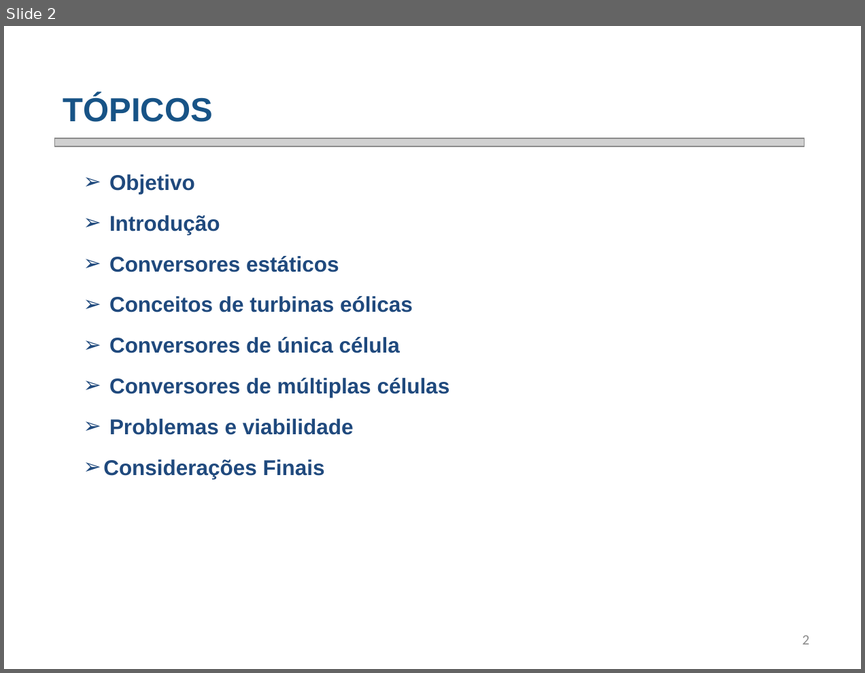
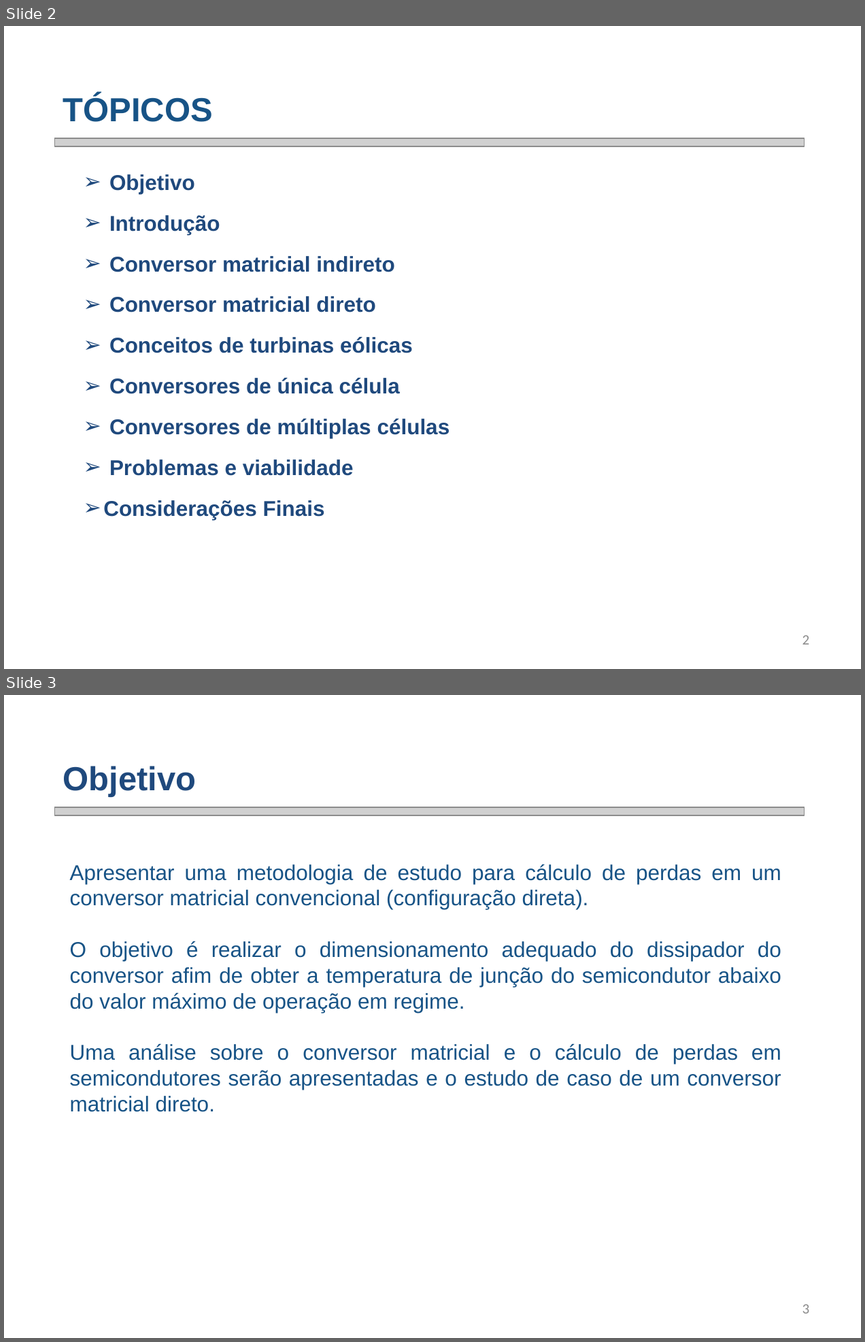
Before and after one commit to smarley2/ED1, a slide deck: Apresentação ED - Análise de perdas em conversor matricial - Fábio Posser.pptx. Shown one above the other, each under a label of ours: slide 2 before the commit, slides 2 and 3 after it. The pictures are 865x673 and 865x1342 pixels, drawn with LibreOffice and Linux fonts; fonts in the diff are those of the drawing; grey boxes stand for pictures; background and template pictures are left out. Boxes give left, top, right and bottom in pixels: in the first picture for what was removed or moved away, otherwise in the second. Text is boxed around its words. In the diff, an @@ line names an element or a change of style, - is before the commit and + after.

```diff
--- a/Apresentação ED - Análise de perdas em conversor matricial - Fábio Posser.pptx
+++ b/Apresentação ED - Análise de perdas em conversor matricial - Fábio Posser.pptx
@@ slide 3 added at [4,695,861,1338], background picture (left out) @@
@@ text added at [63,766,196,797], 28 pt, text #1F497D, bold @@
+Objetivo
@@ picture added at [54,807,804,816] @@
@@ text added at [70,864,781,1112], 18 pt, text #175386 @@
+  Apresentar uma metodologia de estudo para cálculo de perdas em um conversor matricial convencional (configuração direta).
+  O objetivo é realizar o dimensionamento adequado do dissipador do conversor afim de obter a temperatura de junção do semicondutor abaixo do valor máximo de operação em regime.
+  Uma análise sobre o conversor matricial e o cálculo de perdas em semicondutores serão apresentadas e o estudo de caso de um conversor matricial direto.
@@ page number added at [802,1304,810,1313], 12 pt, text #8C8C8C @@
+3
@@ slide 2 changed as well @@
@@ text at [109,256,394,312]: text changed @@
-➢ Conversores estáticos
+➢ Conversor matricial indireto
+➢ Conversor matricial direto
```
Also in this commit, not shown: 2 other slides changed, 18 other slides added, 19 slides removed.
